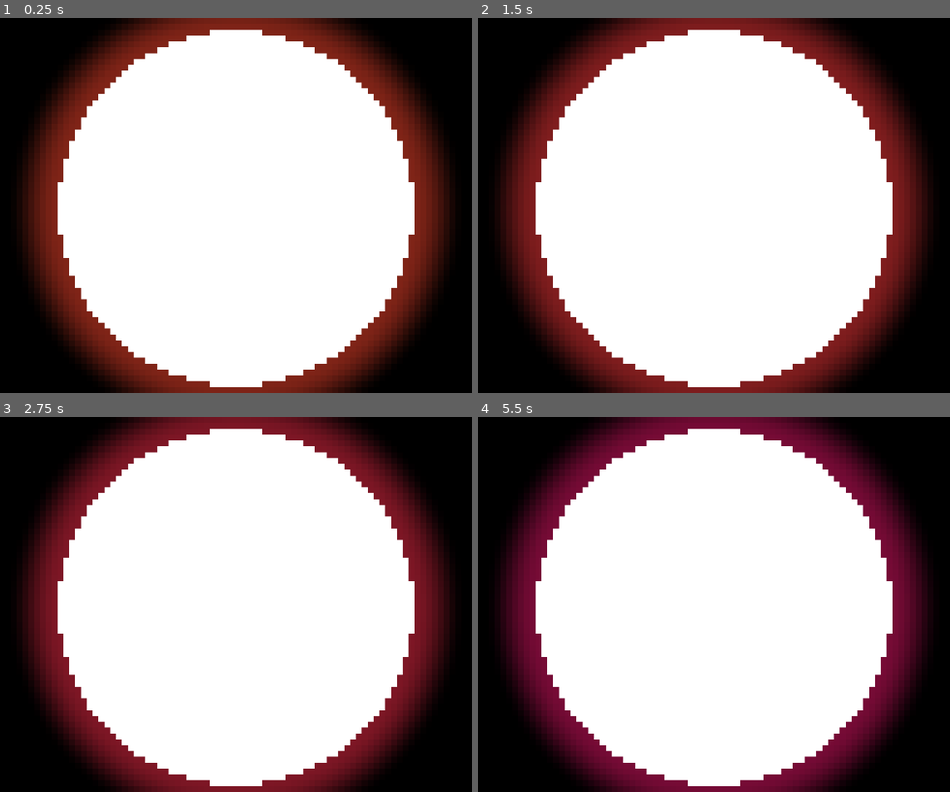
Above: before the commit, frames 1-4 (two rows, left to right).
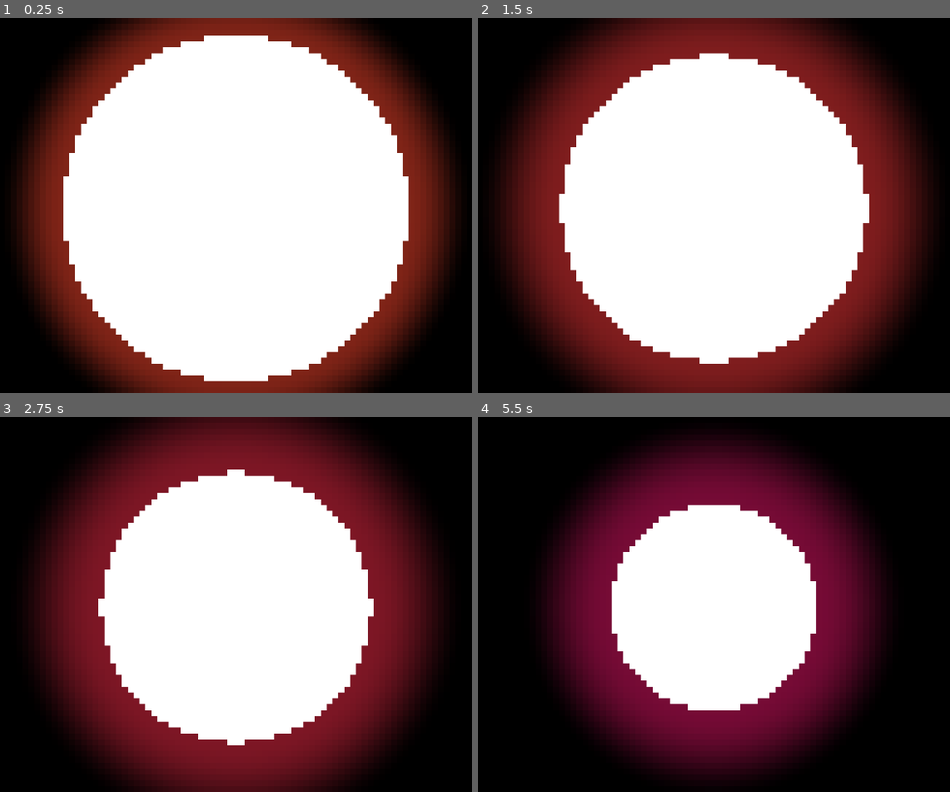
Above: after the commit, the same moments.

Repository: Masupell/sand_tetris_round
Game: Godot game, scene res://scenes/World.tscn
Two runs of this game, one before a commit and one after it. Both use one fixed random seed, a clock stepped at 60 frames per second and the inputs below. The project has no main scene, so this scene is started directly.
Inputs:
- Up to frame 1 (0.25 s): no input
- Up to frame 2 (1.5 s): no input
- Up to frame 3 (2.75 s): no input
- Up to frame 4 (5.5 s): no input

The runs differ from the first frame. In frame 1, 2.9% of the frame differs, in the area x 12-88%, y 3-99%; in frame 2, 19%; in frame 3, 43%; in frame 4, 59%, in the area x 4-96%, y 0-100%.

Commit message:
Shrinking, test

Diff:
--- a/Code/Shaders/world.gdshader
+++ b/Code/Shaders/world.gdshader
@@ -1,6 +1,10 @@
 shader_type canvas_item;
 
 uniform vec2 size;
+
+uniform float scale = 0.9;
+
+uniform float pixels = 64.0; // Amount of pixels from top to bottom
 
 float circle(in vec2 uv, float radius)
 {
@@ -20,11 +24,14 @@
 	uv -= 0.5;
 	uv.x *= size.x/size.y;
 	uv += 0.5;
-	vec2 uv_pixel = floor(uv*64.0)/64.0;
+	vec2 uv_pixel = floor(uv*pixels)/pixels;
 
-	vec3 circle1 = vec3(circle(uv_pixel, 0.9));
+	float scale_2 = scale * exp(-0.2 * TIME);
+
+	vec3 circle1 = vec3(circle(uv_pixel, scale_2));
 	vec3 circle_outline_color = 0.5 + 0.5 * cos(TIME/10.0+vec3(0.0,2.0,4.0));
-	vec3 circle2 = vec3(smooth_circle(uv_pixel, 1.1, 0.2))*0.5*circle_outline_color;//vec3(0.0, 0.0, 1.0);
+	float smoothness = scale_2*(0.25+scale-scale_2);
+	vec3 circle2 = vec3(smooth_circle(uv_pixel, scale_2+smoothness, smoothness))*0.5*circle_outline_color;//vec3(0.0, 0.0, 1.0);
 
 	vec3 color = circle1+circle2;
 
--- a/scenes/World.tscn
+++ b/scenes/World.tscn
@@ -6,6 +6,8 @@
 [sub_resource type="ShaderMaterial" id="ShaderMaterial_32lhk"]
 shader = ExtResource("1_kqs1s")
 shader_parameter/size = Vector2(1280, 720)
+shader_parameter/scale = 0.9
+shader_parameter/pixels = 64.0
 
 [node name="ColorRect" type="ColorRect"]
 material = SubResource("ShaderMaterial_32lhk")
